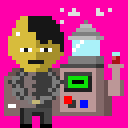
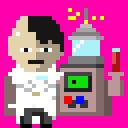
Two versions of the same layered image (128×128). Layer-by-layer changes:
painted on "레이어 3" over (x1=8, y1=8, x2=124, y2=124)
